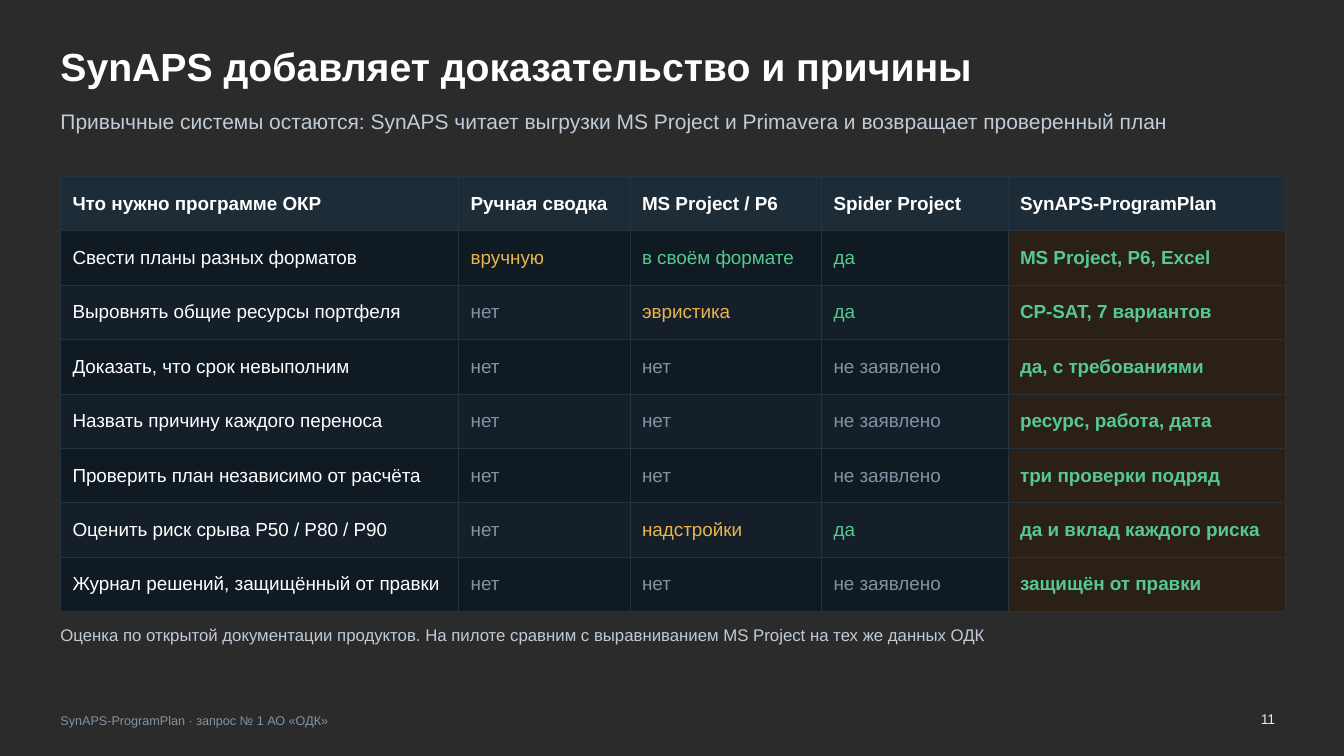
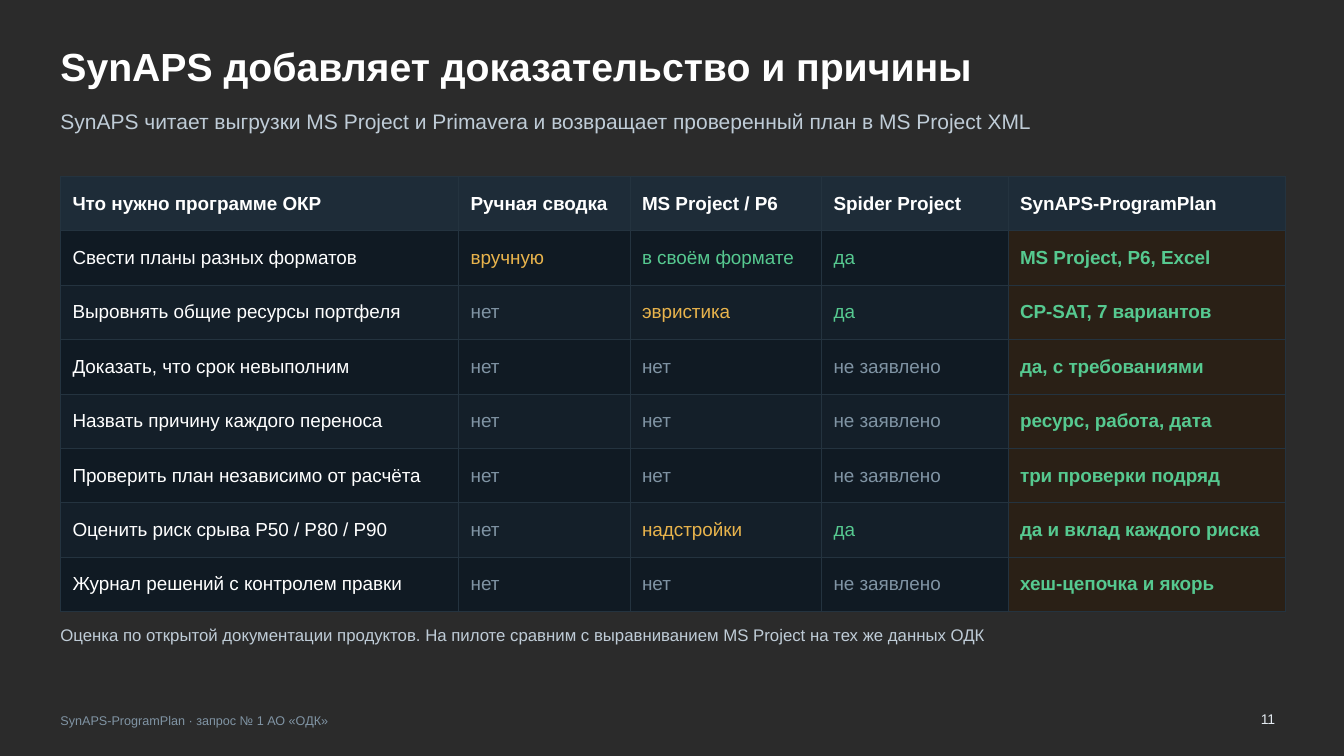
Before and after one commit to KonkovDV/SynAPS-ProgramPlan, a slide deck: slide 11 of SynAPS-ProgramPlan_ODK.pptx. Drawn at 1344x756 pixels with LibreOffice and Linux fonts; fonts in the diff are those of the drawing; background and template pictures are left out; a plain dark background stands for a picture behind light text. Boxes give left, top, right and bottom in pixels: in the first picture for what was removed or moved away, otherwise in the second. Text is boxed around its words. In the diff, an @@ line names an element or a change of style, - is before the commit and + after.

```diff
--- a/SynAPS-ProgramPlan_ODK.pptx
+++ b/SynAPS-ProgramPlan_ODK.pptx
@@ text at (x1=60, y1=113, x2=1031, y2=134): text changed @@
-Привычные системы остаются: SynAPS читает выгрузки MS Project и Primavera и возвращает проверенный план
+SynAPS читает выгрузки MS Project и Primavera и возвращает проверенный план в MS Project XML
@@ table at (x1=60, y1=176, x2=1286, y2=612) @@
-row 8, column 1: Журнал решений, защищённый от правки
+row 8, column 1: Журнал решений с контролем правки
-row 8, column 5: защищён от правки
+row 8, column 5: хеш-цепочка и якорь
```
Also in this commit, not shown: 15 other slides changed, 1 other file.
